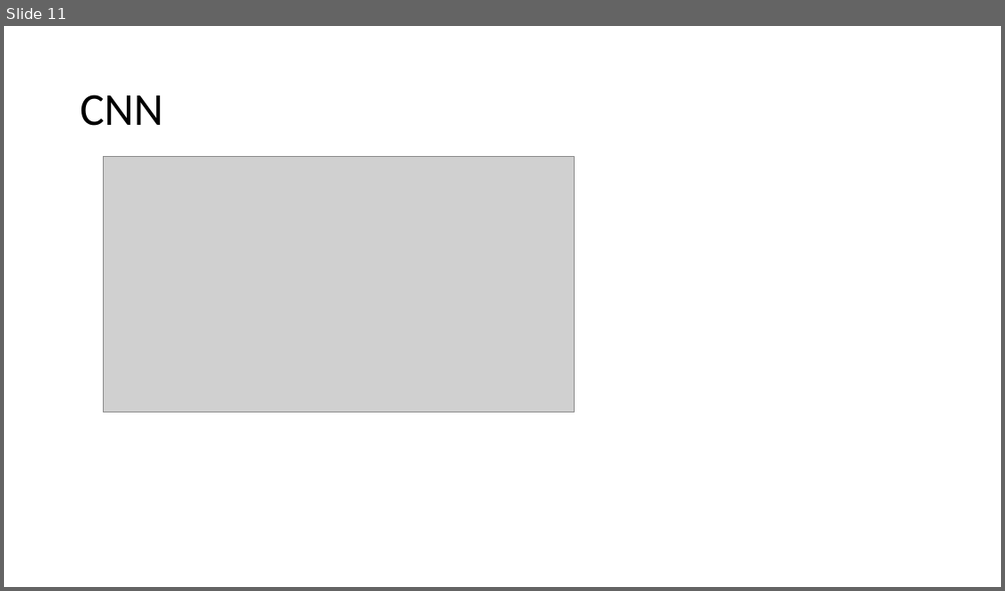
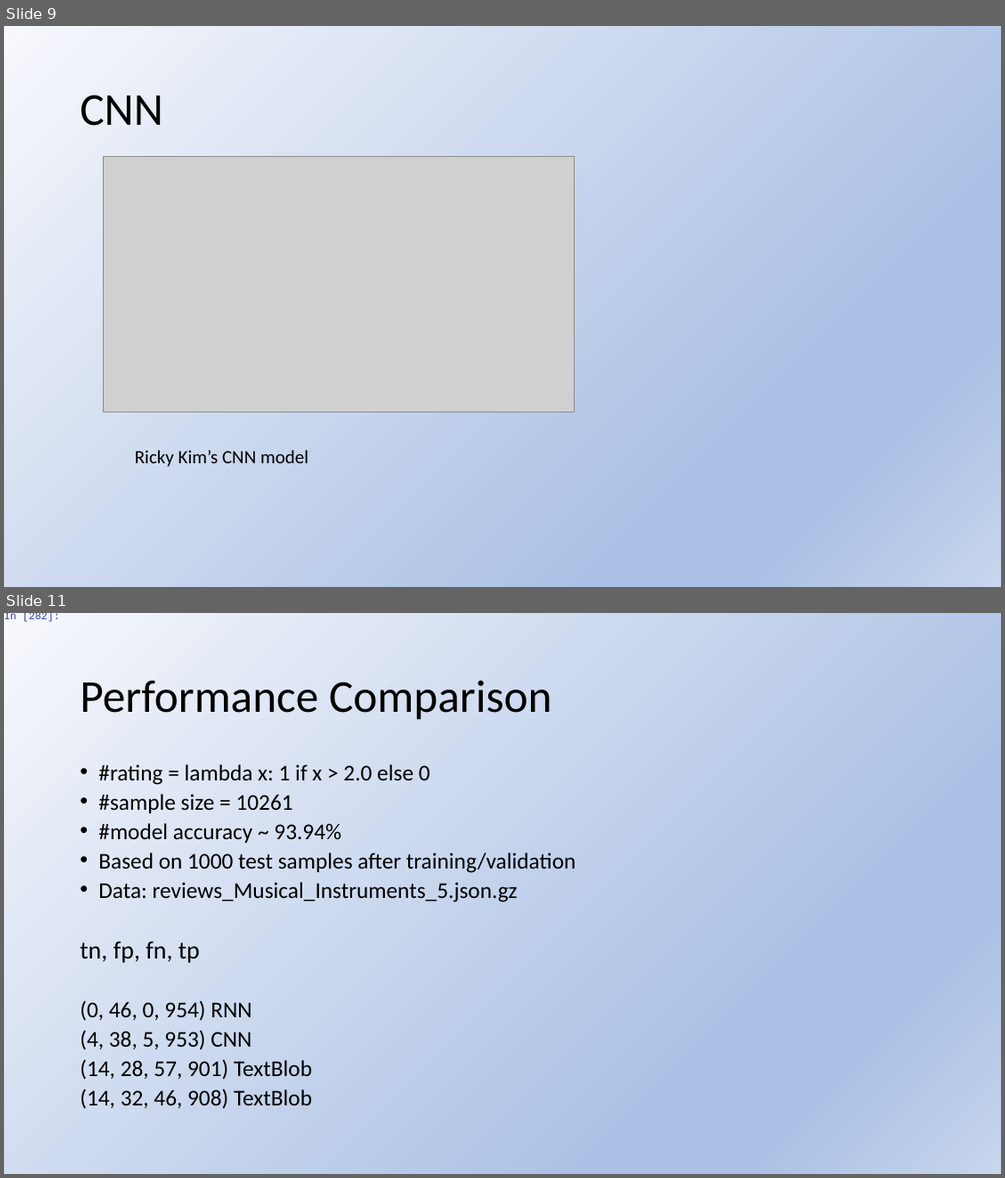
Before and after one commit to tonenguyen/NLP, a slide deck: SentimentalAnalysis.pptx. Shown one above the other, each under a label of ours: slide 11 before the commit, slides 9 and 11 after it; the slides between them are not shown. The pictures are 1005x591 and 1005x1178 pixels, drawn with LibreOffice and Linux fonts; fonts in the diff are those of the drawing; grey boxes stand for pictures. Boxes give left, top, right and bottom in pixels: in the first picture for what was removed or moved away, otherwise in the second. Text is boxed around its words. In the diff, an @@ line names an element or a change of style, - is before the commit and + after.

```diff
--- a/SentimentalAnalysis.pptx
+++ b/SentimentalAnalysis.pptx
@@ slide 11 added at <box>4,613,1001,1174</box>, background gradient #F6F8FC to #ABC0E4 to #C7D5ED @@
@@ text added at <box>4,613,60,622</box>, 10 pt, text #000000 @@
+Accuracy: 93.94%
+In [282]:
@@ title added at <box>80,680,552,720</box>, 44 pt, text #000000 @@
+Performance Comparison
@@ text added at <box>80,764,576,1109</box>, 21.7 pt, text #000000 @@
+• #rating = lambda x: 1 if x > 2.0 else 0
+• #sample size = 10261
+• #model accuracy ~ 93.94%
+• Based on 1000 test samples after training/validation
+• Data: reviews_Musical_Instruments_5.json.gz
+tn, fp, fn, tp
+(0, 46, 0, 954) RNN
+(4, 38, 5, 953) CNN
+(14, 28, 57, 901) TextBlob
+(14, 32, 46, 908) TextBlob
@@ what was slide 11 is now slide 9 @@
@@ slide 9 changed as well @@
@@ background #FFFFFF to gradient #F6F8FC to #ABC0E4 to #C7D5ED @@
@@ text added at <box>135,450,308,467</box>, 18 pt, text #000000 @@
+Ricky Kim’s CNN model
```
Also in this commit, not shown: 9 other slides changed, 6 other slides added, 3 slides removed, 13 other files.
